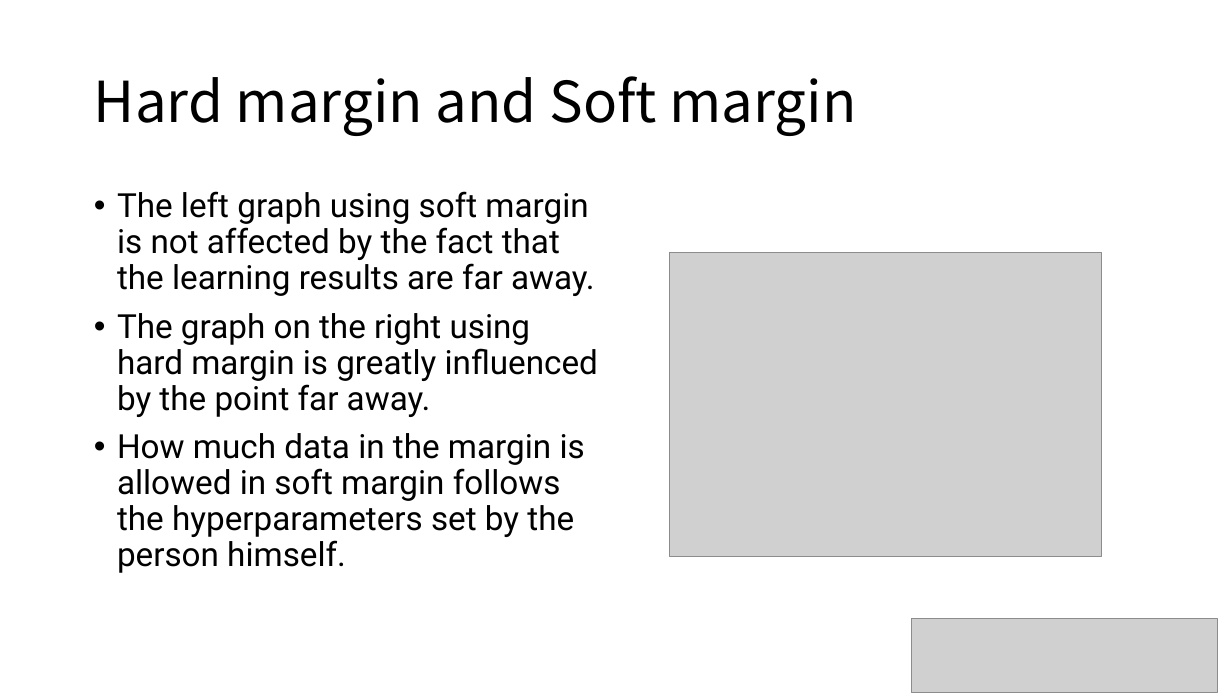
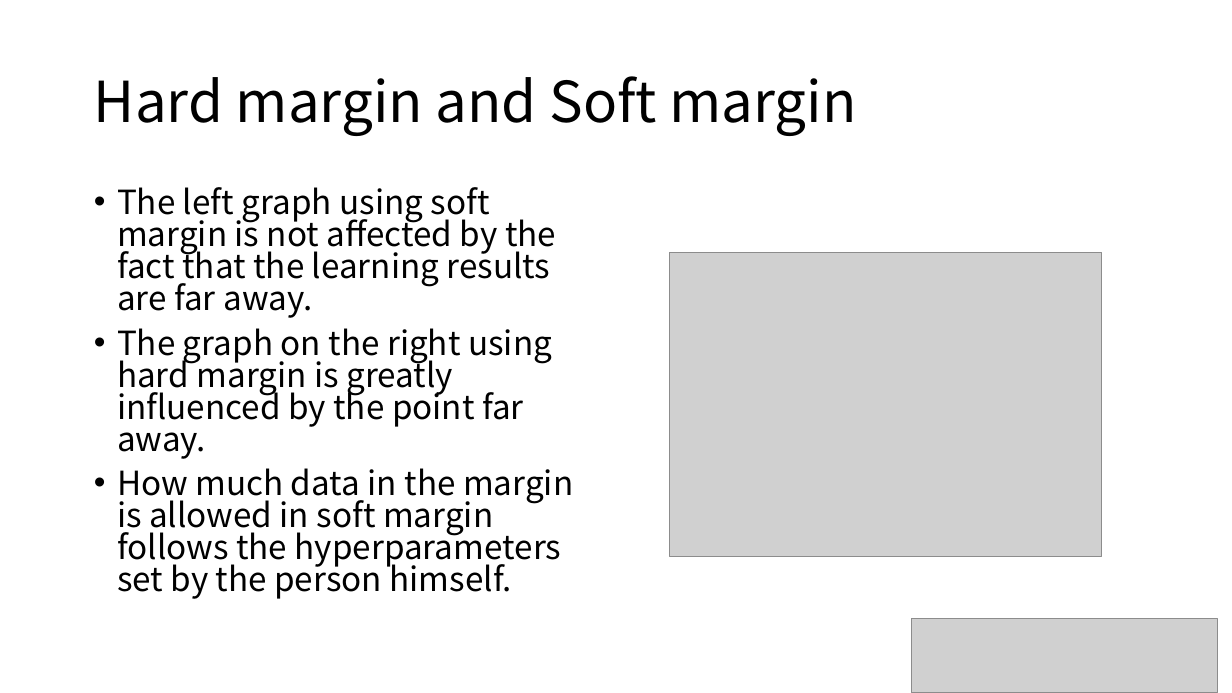
Before and after one commit to majorWallet/Machine_Learning_Algorithms_Library, a slide deck: slide 36 of 2_Supervised_Learning.pptx. Drawn at 1232x693 pixels with LibreOffice and Linux fonts; fonts in the diff are those of the drawing; grey boxes stand for pictures. Boxes give left, top, right and bottom in pixels: in the first picture for what was removed or moved away, otherwise in the second. Text is boxed around its words. In the diff, an @@ line names an element or a change of style, - is before the commit and + after.

```diff
--- a/2_Supervised_Learning.pptx
+++ b/2_Supervised_Learning.pptx
@@ text "The left graph using soft ..." at box(117, 187, 573, 599): font Roboto to Noto Sans CJK KR; line spacing 0.9 to 0.8 @@
```
Also in this commit, not shown: 6 other slides changed, 1 slide added, 1 slide removed, 7 other files.
